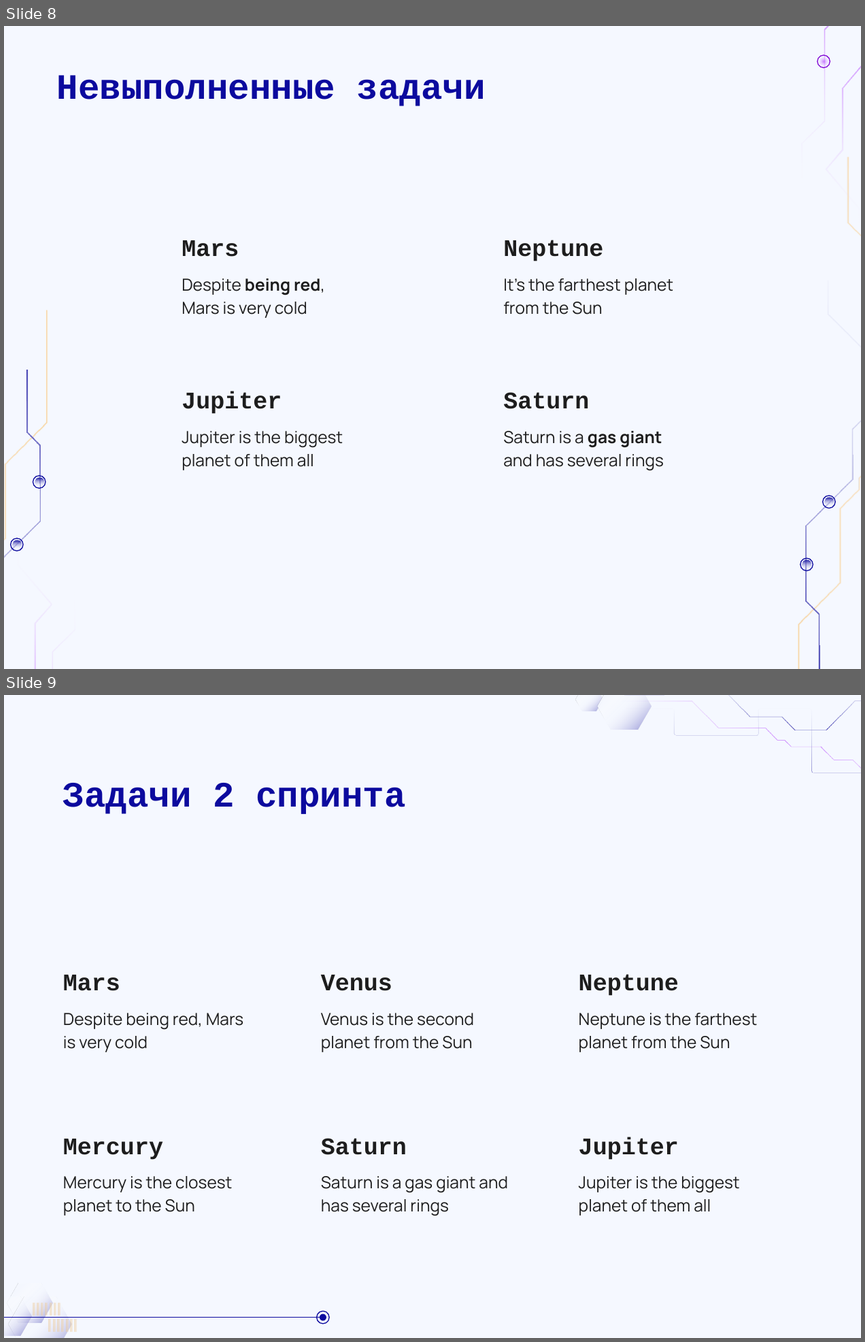
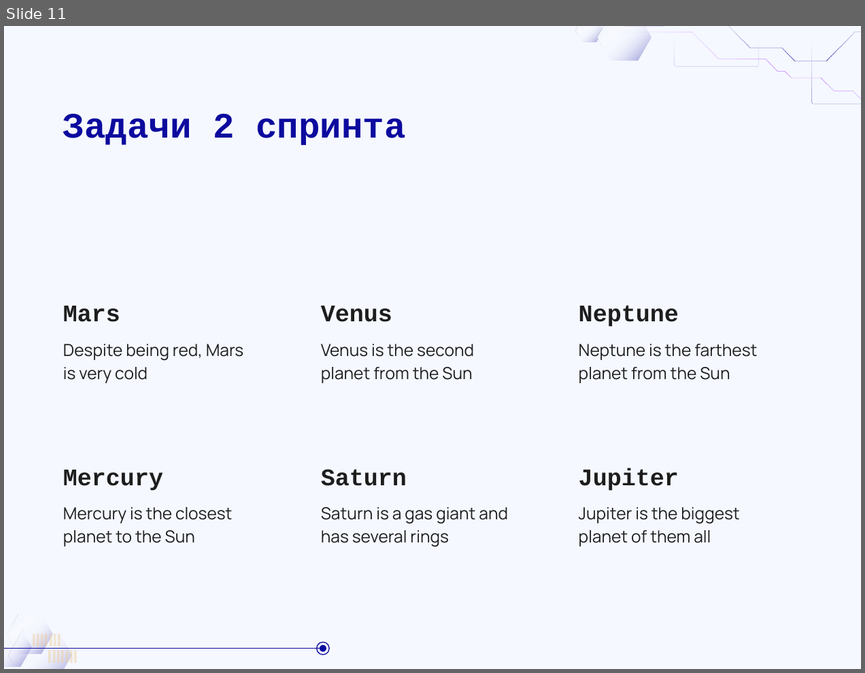
Before and after one commit to DaL1ner/virtual_queue_management_system, a slide deck: reports/presentation/sprint-01.pptx. Shown one above the other, each under a label of ours: slides 8 and 9 before the commit, slide 11 after it. The pictures are 865x1342 and 865x673 pixels, drawn with LibreOffice and Linux fonts; fonts in the diff are those of the drawing; background and template pictures are left out. Boxes give left, top, right and bottom in pixels: in the first picture for what was removed or moved away, otherwise in the second. Text is boxed around its words. In the diff, an @@ line names an element or a change of style, - is before the commit and + after.

```diff
--- a/reports/presentation/sprint-01.pptx
+++ b/reports/presentation/sprint-01.pptx
@@ slide 8 removed at [4, 26, 861, 669], background #F5F8FF @@
@@ freeform shape removed at [801, 26, 855, 184] @@
@@ freeform shape removed at [825, 33, 861, 228] @@
@@ ellipse removed at [817, 55, 830, 68] @@
@@ ellipse removed at [819, 57, 828, 66] @@
@@ title removed at [57, 75, 485, 106] @@
-Невыполненные задачи
@@ freeform shape removed at [533, 157, 861, 669] @@
@@ subtitle removed at [181, 240, 239, 257] @@
-Mars
@@ subtitle removed at [503, 240, 603, 261] @@
-Neptune
@@ subtitle removed at [181, 278, 325, 318] @@
-Despite being red, Mars is very cold
@@ subtitle removed at [503, 278, 674, 314] @@
-It’s the farthest planet from the Sun
@@ freeform shape removed at [625, 280, 861, 669] @@
@@ subtitle removed at [181, 392, 281, 414] @@
-Jupiter
@@ subtitle removed at [503, 392, 589, 409] @@
-Saturn
@@ subtitle removed at [181, 431, 343, 470] @@
-Jupiter is the biggest planet of them all
@@ subtitle removed at [503, 431, 664, 470] @@
-Saturn is a gas giant and has several rings
@@ ellipse removed at [822, 495, 835, 508] @@
@@ ellipse removed at [824, 497, 834, 507] @@
@@ group removed at [4, 310, 312, 669]: 4 freeform shapes, 4 ellipses @@
@@ ellipse removed at [800, 558, 813, 571] @@
@@ ellipse removed at [802, 560, 811, 569] @@
@@ what was slide 9 is now slide 11 @@
```
Also in this commit, not shown: 7 slides changed, 2 slides added, 1 other slide removed.
